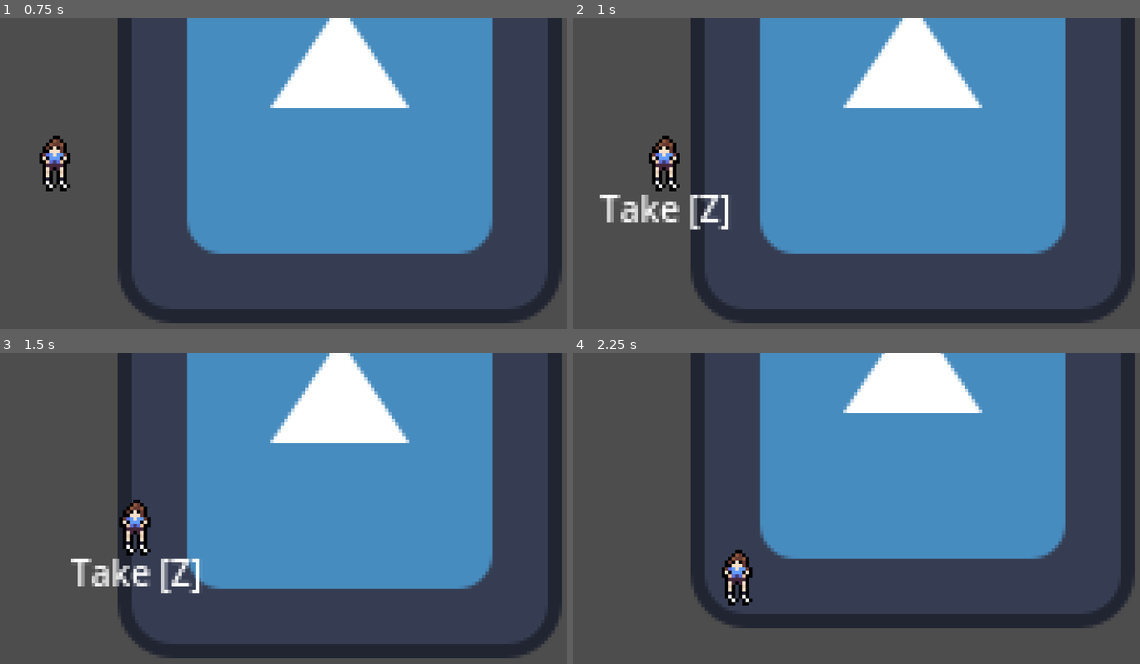
Above: before the commit, frames 1-4 (two rows, left to right).
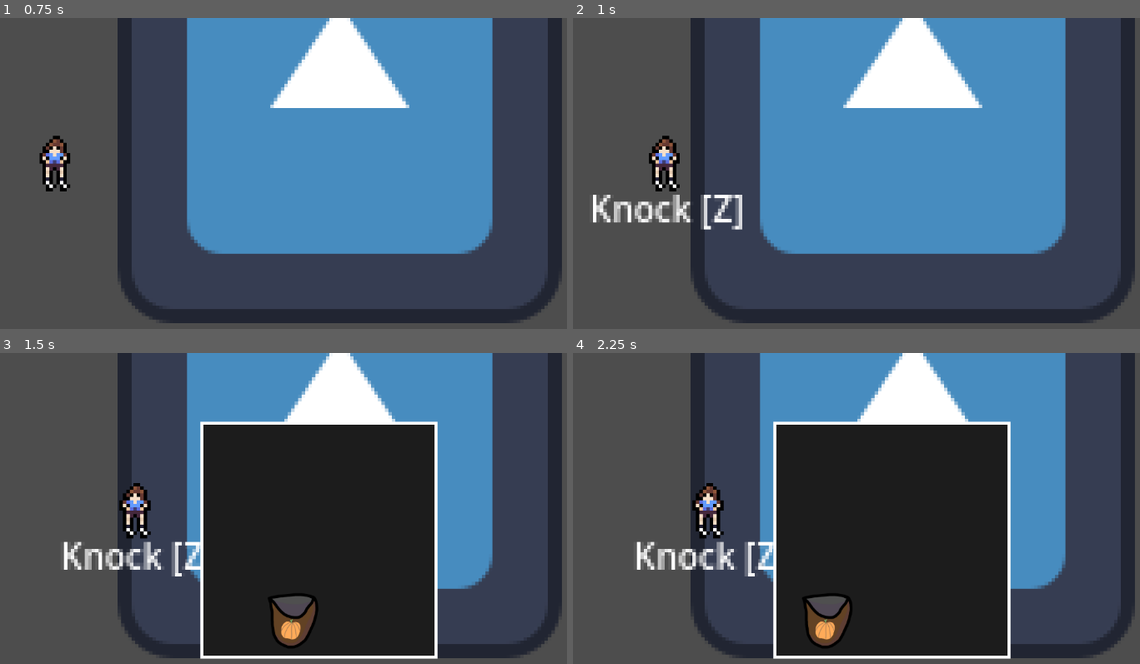
Above: after the commit, the same moments.

Repository: Shadowcrafter2017/Treat
Game: Godot game, scene res://scenes/Areas/Outside/outside.tscn
Two runs of this game, one before a commit and one after it. Both use one fixed random seed, a clock stepped at 60 frames per second and the inputs below. The engine's default icon, where the game draws it, is replaced by a stand-in: a white triangle on a blue panel in a dark square.
Inputs (mouse positions are in pixels of both pictures, inside the frame that each line leads up to):
- Up to frame 1 (0.75 s): tap Enter at 0.5 s; move the mouse to (464, 185) at 0.52 s; hold D (Move_Right) from 0.53 s (still down); tap Space (Action) at 0.6 s
- Up to frame 2 (1 s): keep holding D (Move_Right)
- Up to frame 3 (1.5 s): move the mouse to (187, 558) at 1.27 s; release D (Move_Right) at 1.28 s; hold S (Move_Down) from 1.28 s (still down); tap Space (Action) at 1.35 s
- Up to frame 4 (2.25 s): move the mouse to (958, 458) at 2.02 s; release S (Move_Down) at 2.03 s; hold D (Move_Right) from 2.03 s (still down); tap Space (Action) at 2.1 s

Frame 1 is identical in both runs. In frame 2, 1.8% of the frame differs, in the area x 3-30%, y 56-69%; in frame 3, 33%; in frame 4, 40%, in the area x 11-100%, y 0-99%.

Commit message:
made interacting work for candy minigame. Also fixed candy falling out of the screen.

Diff:
--- a/scenes/Areas/Outside/outside.tscn
+++ b/scenes/Areas/Outside/outside.tscn
@@ -27,8 +27,8 @@
 
 [node name="InteractionArea2" parent="." instance=ExtResource("3_vlsy2")]
 position = Vector2(50, 38)
-interact_text = "Take [Z]"
-interact_type = "Take"
-interact_value = "Apple"
+interact_text = "Knock [Z]"
+interact_type = "Knock"
+interact_value = "30"
 
 [editable path="Player"]
--- a/scenes/UI/minigame/candy.tscn
+++ b/scenes/UI/minigame/candy.tscn
@@ -5,6 +5,33 @@
 
 [sub_resource type="RectangleShape2D" id="RectangleShape2D_ij0l6"]
 size = Vector2(40, 20)
+
+[sub_resource type="Animation" id="Animation_vxn0h"]
+length = 0.001
+tracks/0/type = "value"
+tracks/0/imported = false
+tracks/0/enabled = true
+tracks/0/path = NodePath("Sprite:modulate")
+tracks/0/interp = 1
+tracks/0/loop_wrap = true
+tracks/0/keys = {
+"times": PackedFloat32Array(0),
+"transitions": PackedFloat32Array(1),
+"update": 0,
+"values": [Color(1, 0.0784314, 0.0117647, 1)]
+}
+tracks/1/type = "value"
+tracks/1/imported = false
+tracks/1/enabled = true
+tracks/1/path = NodePath(".:linear_damp")
+tracks/1/interp = 1
+tracks/1/loop_wrap = true
+tracks/1/keys = {
+"times": PackedFloat32Array(0),
+"transitions": PackedFloat32Array(1),
+"update": 0,
+"values": [0.0]
+}
 
 [sub_resource type="Animation" id="Animation_338yx"]
 resource_name = "collected"
@@ -48,33 +75,6 @@
 }]
 }
 
-[sub_resource type="Animation" id="Animation_vxn0h"]
-length = 0.001
-tracks/0/type = "value"
-tracks/0/imported = false
-tracks/0/enabled = true
-tracks/0/path = NodePath("Sprite:modulate")
-tracks/0/interp = 1
-tracks/0/loop_wrap = true
-tracks/0/keys = {
-"times": PackedFloat32Array(0),
-"transitions": PackedFloat32Array(1),
-"update": 0,
-"values": [Color(1, 0.0784314, 0.0117647, 1)]
-}
-tracks/1/type = "value"
-tracks/1/imported = false
-tracks/1/enabled = true
-tracks/1/path = NodePath(".:linear_damp")
-tracks/1/interp = 1
-tracks/1/loop_wrap = true
-tracks/1/keys = {
-"times": PackedFloat32Array(0),
-"transitions": PackedFloat32Array(1),
-"update": 0,
-"values": [0.0]
-}
-
 [sub_resource type="AnimationLibrary" id="AnimationLibrary_5nkbd"]
 _data = {
 "RESET": SubResource("Animation_vxn0h"),
@@ -98,7 +98,12 @@
 shape = SubResource("RectangleShape2D_ij0l6")
 debug_color = Color(0.678431, 0.505882, 0, 0.419608)
 
+[node name="VisibleOnScreenNotifier2D" type="VisibleOnScreenNotifier2D" parent="."]
+rect = Rect2(-40, -20, 80, 40)
+
 [node name="Animator" type="AnimationPlayer" parent="."]
 libraries = {
 "": SubResource("AnimationLibrary_5nkbd")
 }
+
+[connection signal="screen_exited" from="VisibleOnScreenNotifier2D" to="." method="_on_visible_on_screen_notifier_2d_screen_exited"]
--- a/scenes/UI/minigame/candy_minigame.tscn
+++ b/scenes/UI/minigame/candy_minigame.tscn
@@ -18,9 +18,10 @@
 point_count = 2
 
 [node name="CandyMinigame" type="CanvasLayer"]
-follow_viewport_enabled = true
 
-[node name="OutlineFrame" type="ColorRect" parent="."]
+[node name="Control" type="Control" parent="."]
+clip_contents = true
+layout_mode = 3
 anchors_preset = 8
 anchor_left = 0.5
 anchor_top = 0.5
@@ -33,7 +34,22 @@
 grow_horizontal = 2
 grow_vertical = 2
 
-[node name="Frame" type="ColorRect" parent="."]
+[node name="OutlineFrame" type="ColorRect" parent="Control"]
+layout_mode = 1
+anchors_preset = 8
+anchor_left = 0.5
+anchor_top = 0.5
+anchor_right = 0.5
+anchor_bottom = 0.5
+offset_left = -205.0
+offset_top = -205.0
+offset_right = 205.0
+offset_bottom = 205.0
+grow_horizontal = 2
+grow_vertical = 2
+
+[node name="Frame" type="ColorRect" parent="Control"]
+layout_mode = 1
 anchors_preset = 8
 anchor_left = 0.5
 anchor_top = 0.5
@@ -47,44 +63,50 @@
 grow_vertical = 2
 color = Color(0.109804, 0.109804, 0.109804, 1)
 
-[node name="Borders" type="StaticBody2D" parent="Frame"]
+[node name="Borders" type="StaticBody2D" parent="Control/Frame"]
 
-[node name="Collider" type="CollisionPolygon2D" parent="Frame/Borders"]
+[node name="Collider" type="CollisionPolygon2D" parent="Control/Frame/Borders"]
 polygon = PackedVector2Array(-5, 405, 0, 405, 0, 0, 400, 0, 400, 405, 405, 405, 405, -5, -5, -5)
 
-[node name="Bag" type="CharacterBody2D" parent="Frame"]
+[node name="Bag" type="CharacterBody2D" parent="Control/Frame"]
 position = Vector2(188, 342)
 collision_layer = 8
 motion_mode = 1
 script = ExtResource("3_6ouik")
 
-[node name="Sprite" type="Sprite2D" parent="Frame/Bag"]
+[node name="Sprite" type="Sprite2D" parent="Control/Frame/Bag"]
 texture_filter = 2
 scale = Vector2(0.7, 0.7)
 texture = ExtResource("4_bd6sp")
 
-[node name="Collider" type="CollisionShape2D" parent="Frame/Bag"]
+[node name="Collider" type="CollisionShape2D" parent="Control/Frame/Bag"]
 position = Vector2(-2.5, -35)
 shape = SubResource("RectangleShape2D_63l6v")
 
-[node name="CollectionArea" type="Area2D" parent="Frame/Bag"]
+[node name="CollectionArea" type="Area2D" parent="Control/Frame/Bag"]
 collision_layer = 0
 collision_mask = 16
 
-[node name="Collider" type="CollisionShape2D" parent="Frame/Bag/CollectionArea"]
+[node name="Collider" type="CollisionShape2D" parent="Control/Frame/Bag/CollectionArea"]
 position = Vector2(0, -25)
 shape = SubResource("CircleShape2D_cj4p1")
 debug_color = Color(0.588235, 0.411765, 0.929412, 0.419608)
 
-[node name="CandySpawner" type="Node2D" parent="Frame"]
+[node name="CandySpawner" type="Node2D" parent="Control/Frame" groups=["CandySpawner"]]
 script = ExtResource("1_0jyqn")
 candy_scene = ExtResource("4_g3v8n")
-amount_to_spawn = 50
+amount_to_spawn = 15
 
-[node name="SpawnPath" type="Path2D" parent="Frame/CandySpawner"]
+[node name="SpawnPath" type="Path2D" parent="Control/Frame/CandySpawner"]
 curve = SubResource("Curve2D_kkksv")
 
-[node name="Follow" type="PathFollow2D" parent="Frame/CandySpawner/SpawnPath"]
+[node name="Follow" type="PathFollow2D" parent="Control/Frame/CandySpawner/SpawnPath"]
 position = Vector2(40, 20)
 
-[connection signal="body_entered" from="Frame/Bag/CollectionArea" to="Frame/Bag" method="_on_collection_area_body_entered"]
+[node name="Timer" type="Timer" parent="Control/Frame/CandySpawner"]
+wait_time = 2.5
+one_shot = true
+autostart = true
+
+[connection signal="body_entered" from="Control/Frame/Bag/CollectionArea" to="Control/Frame/Bag" method="_on_collection_area_body_entered"]
+[connection signal="timeout" from="Control/Frame/CandySpawner/Timer" to="Control/Frame/CandySpawner" method="_on_timer_timeout"]
--- a/scenes/UI/minigame/scripts/CandySpawner.gd
+++ b/scenes/UI/minigame/scripts/CandySpawner.gd
@@ -4,11 +4,18 @@
 @export var amount_to_spawn : int
 
 @onready var spawn_point : PathFollow2D = $SpawnPath/Follow
+@onready var timer : Timer = $Timer
 
-func _ready() -> void:
-	for i in range(amount_to_spawn):
+func _on_timer_timeout():
+	if amount_to_spawn > 0:
+		amount_to_spawn -= 1
 		spawn_candy()
-		await get_tree().create_timer(randf_range(0.0,1.0)).timeout
+
+		timer.wait_time = randf_range(0.0, 1.0)
+		timer.start()
+	if amount_to_spawn == 0:
+		await get_tree().create_timer(1.5).timeout
+		owner.queue_free()
 
 func spawn_candy() -> void:
 	spawn_point.progress_ratio = randf()
--- a/scenes/UI/minigame/scripts/candy.gd
+++ b/scenes/UI/minigame/scripts/candy.gd
@@ -31,3 +31,6 @@
 			worth = 10
 
 	linear_velocity = Vector2(randf(), randf()) * randf_range(-300,300)
+
+func _on_visible_on_screen_notifier_2d_screen_exited() -> void: #mouthfull
+	animator.play("collected")
--- a/scenes/characters/player/player.gd
+++ b/scenes/characters/player/player.gd
@@ -1,5 +1,6 @@
 extends CharacterBody2D
 
+@export var candy_minigame : PackedScene
 @export var move_speed : float = 42.0
 
 var doing_action : bool = false #for disabling input
@@ -36,7 +37,18 @@
 		match current_interaction.interact_type:
 			"Dialogue":
 				print("Dialogue: " + current_interaction.interact_value)
-			"Take":
+			"Knock":
+				doing_action = true
+
+				var minigame : CanvasLayer = candy_minigame.instantiate()
+				owner.add_child(minigame)
+
+				var candy_spawner : Node2D = get_tree().get_first_node_in_group("CandySpawner")
+				candy_spawner.amount_to_spawn = randi_range(10,30)
+
+				await minigame.tree_exited
+				doing_action = false
+			"Use":
 				print("Take: " + current_interaction.interact_value)
 
 func _on_interacter_area_area_entered(area) -> void:
--- a/scenes/characters/player/player.tscn
+++ b/scenes/characters/player/player.tscn
@@ -1,7 +1,8 @@
-[gd_scene load_steps=6 format=3 uid="uid://d4hrd4ivxi5bw"]
+[gd_scene load_steps=7 format=3 uid="uid://d4hrd4ivxi5bw"]
 
 [ext_resource type="Script" path="res://scenes/characters/player/player.gd" id="1_5on7f"]
 [ext_resource type="Texture2D" uid="uid://dsfn036p54kok" path="res://scenes/characters/player/girl.png" id="1_kiutb"]
+[ext_resource type="PackedScene" uid="uid://djvky30ky3voj" path="res://scenes/UI/minigame/candy_minigame.tscn" id="2_d0ijh"]
 [ext_resource type="Theme" uid="uid://b1qm5tra82824" path="res://scenes/UI/InteractTheme.tres" id="3_12tol"]
 
 [sub_resource type="RectangleShape2D" id="RectangleShape2D_48fps"]
@@ -14,6 +15,7 @@
 collision_layer = 2
 motion_mode = 1
 script = ExtResource("1_5on7f")
+candy_minigame = ExtResource("2_d0ijh")
 
 [node name="Sprite" type="Sprite2D" parent="."]
 texture_filter = 1
